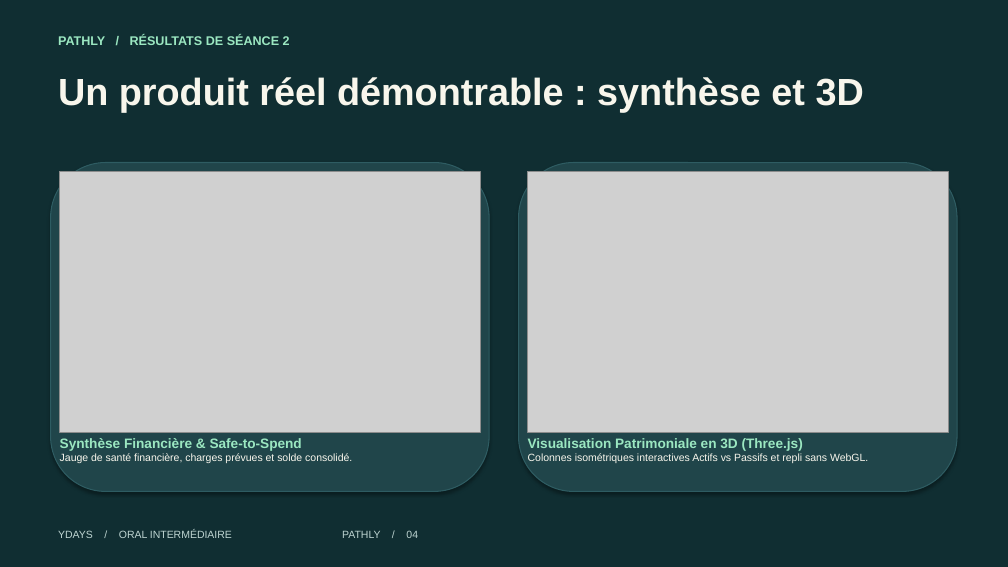
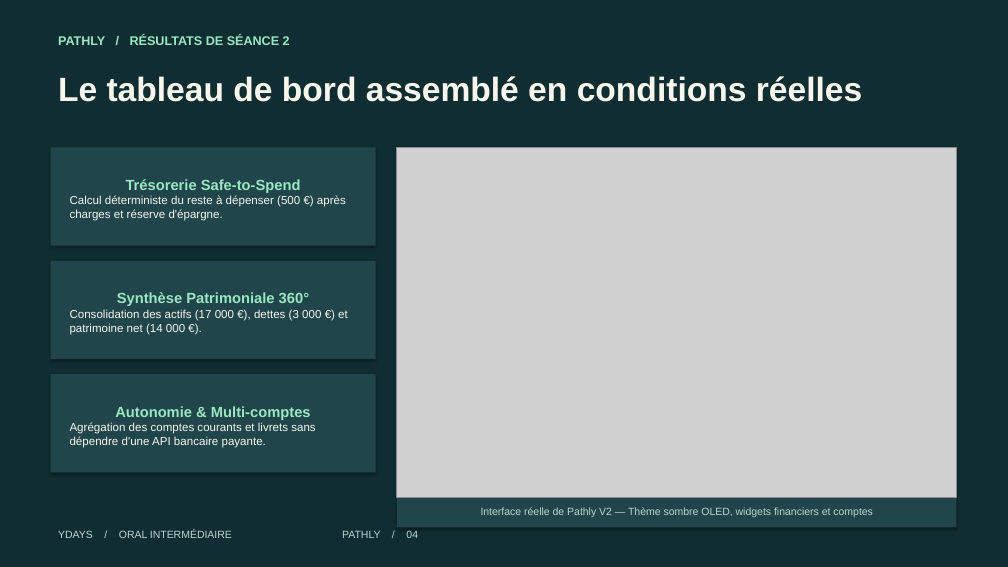
Before and after one commit to Arthurccy/Pathly-v2, a slide deck: slide 4 of docs/pitch/Pitch-Pathly.pptx. Drawn at 1008x567 pixels with LibreOffice and Linux fonts; fonts in the diff are those of the drawing; grey boxes stand for pictures. Boxes give left, top, right and bottom in pixels: in the first picture for what was removed or moved away, otherwise in the second. Text is boxed around its words. In the diff, an @@ line names an element or a change of style, - is before the commit and + after.

Commit message:
docs(pitch): rework product showcase slide with pixel-perfect aspect ratio and clean Swiss layout

```diff
--- a/docs/pitch/Pitch-Pathly.pptx
+++ b/docs/pitch/Pitch-Pathly.pptx
@@ text at bbox=[58, 76, 862, 102]: text changed; size 36 to 32 pt @@
-Un produit réel démontrable : synthèse et 3D
+Le tableau de bord assemblé en conditions réelles
@@ rectangle added at bbox=[51, 147, 376, 246], fill #20454A, 11 pt, text #F8F6EC @@
+Trésorerie Safe-to-Spend
+Calcul déterministe du reste à dépenser (500 €) après charges et réserve d'épargne.
@@ picture: place and size @@
-picture at bbox=[528, 172, 948, 433]
+picture at bbox=[397, 147, 957, 497]
@@ rectangle: place and size @@
-rectangle at bbox=[519, 163, 957, 492]
+rectangle at bbox=[397, 147, 957, 528]
@@ rectangle at bbox=[397, 147, 957, 528]: rounded rectangle to rectangle; outline #2E5C62 1 pt to none @@
@@ rounded rectangle removed at bbox=[51, 163, 489, 492] @@
@@ picture removed at bbox=[60, 172, 480, 433] @@
@@ rectangle added at bbox=[51, 261, 376, 359], fill #20454A, 11 pt, text #F8F6EC @@
+Synthèse Patrimoniale 360°
+Consolidation des actifs (17 000 €), dettes (3 000 €) et patrimoine net (14 000 €).
@@ rectangle added at bbox=[51, 374, 376, 473], fill #20454A, 11 pt, text #F8F6EC @@
+Autonomie & Multi-comptes
+Agrégation des comptes courants et livrets sans dépendre d'une API bancaire payante.
@@ text removed at bbox=[60, 438, 352, 463] @@
-Synthèse Financière & Safe-to-Spend
-Jauge de santé financière, charges prévues et solde consolidé.
@@ text at bbox=[481, 507, 873, 517]: text changed; text colour #F8F6EC to #BDD4D1 @@
-Visualisation Patrimoniale en 3D (Three.js)
-Colonnes isométriques interactives Actifs vs Passifs et repli sans WebGL.
+Interface réelle de Pathly V2 — Thème sombre OLED, widgets financiers et comptes
```
Also in this commit, not shown: 2 other slides changed, 1 other file.
